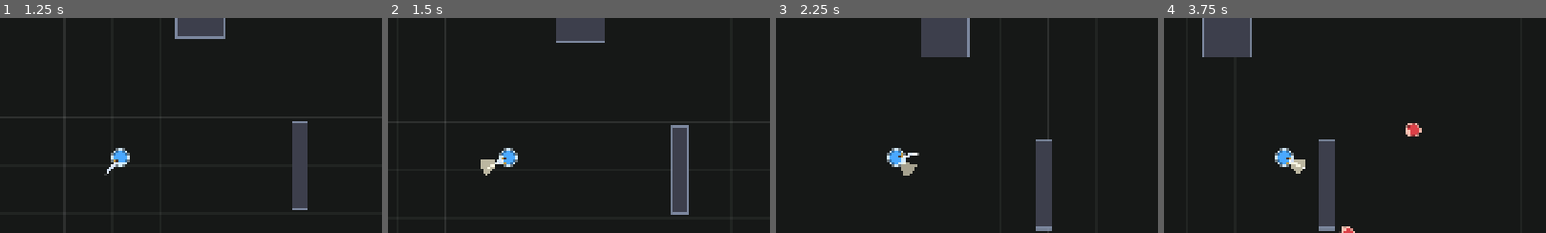
Above: before the commit, frames 1-4 (left to right).
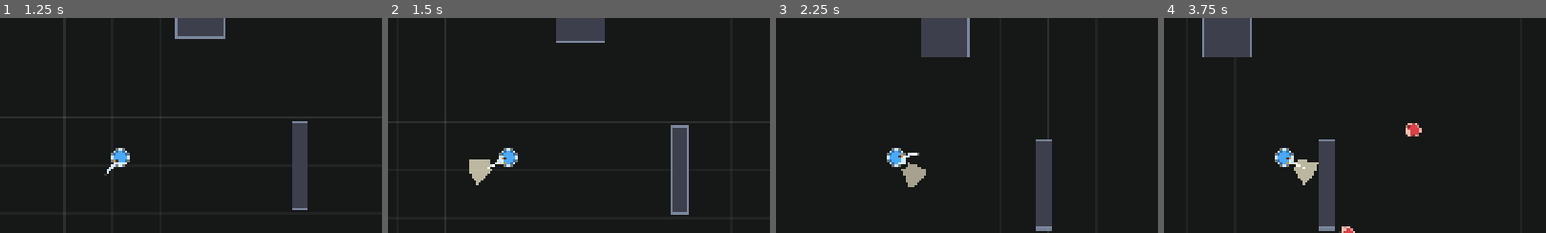
Above: after the commit, the same moments.

Repository: Xylion153/Dungeon
Game: Godot game, scene res://scenes/main/MainMenu.tscn
Two runs of this game, one before a commit and one after it. Both use one fixed random seed, a clock stepped at 60 frames per second and the inputs below.
Inputs (mouse positions are % of the whole screen's width and height, from its top left):
- Up to frame 1 (1.25 s): click "Start" at 0.5 s
- Up to frame 2 (1.5 s): tap Enter at 1.25 s; drag from (8, 85) to (60, 28) at 1.27 s
- Up to frame 3 (2.25 s): drag from (94, 89) to (45, 70) at 2.02 s
- Up to frame 4 (3.75 s): move the mouse to (85, 74) at 2.77 s; hold D 2.78-3.5 s; hold K 2.78-3.5 s; click (85, 74) at 2.92 s; drag from (78, 74) to (20, 35) at 3.52 s
The pictures show only the part of the screen within x 34-84%, y 18-68%; the shares and areas given below are measured in that part.

Frame 1 is identical in both runs. In frame 2, 0.4% of the frame differs, in the area x 21-28%, y 65-78%; in frame 3, 0.4%; in frame 4, 0.4%.

Commit message:
Fix sword whiffing when the player stands still, widen its range
Root cause of "no damage, no knockback": facing_direction only ever
updated from movement input. A player who just holds still and lets an
enemy approach - a completely natural way to play - had it stuck at
whatever direction they last moved (or the default, facing down), so
the swing's hit arc pointed nowhere near the actual enemy. Reproduced
headlessly: a stationary player attacking an enemy that closed in from
the side landed 0/1 hits before this fix, 3/3 after.

The brief already specified the fix: "faces the direction of movement
or the current attack target." Each combo step now re-acquires the
nearest enemy within a generous radius and snaps facing to it before
the swing plays - but only when the player isn't already deliberately
aiming with a mouse, so PC aim-with-cursor is untouched.

Also widened the sword's range (55/55/60 -> 85/85/100) per request -
headless testing showed hits were landing right at the edge of the old
radius, where small timing variance flipped a connect into a whiff.

Co-Authored-By: Claude Sonnet 5 <noreply@anthropic.com>

Diff:
--- a/data/weapons/sword.tres
+++ b/data/weapons/sword.tres
@@ -13,7 +13,7 @@
 hitstop = -1.0
 shake = -1.0
 arc_degrees = 100.0
-range = 55.0
+range = 85.0
 projectile_speed = 500.0
 projectile_radius = 6.0
 pierce = false
@@ -31,7 +31,7 @@
 hitstop = -1.0
 shake = -1.0
 arc_degrees = 100.0
-range = 55.0
+range = 85.0
 projectile_speed = 500.0
 projectile_radius = 6.0
 pierce = false
@@ -49,7 +49,7 @@
 hitstop = 0.06
 shake = 7.0
 arc_degrees = 120.0
-range = 60.0
+range = 100.0
 projectile_speed = 500.0
 projectile_radius = 6.0
 pierce = false
--- a/scripts/player/player.gd
+++ b/scripts/player/player.gd
@@ -41,10 +41,49 @@
 	CombatFeel.register_camera(camera)
 
 func _on_step_started(index: int, step: WeaponComboStepData) -> void:
+	_acquire_attack_facing(step)
+
 	var steps: Array[WeaponComboStepData] = GameState.equipped_weapon.steps
 	# Alternate the swing side per step so a combo doesn't look like one
 	# motion repeated, and give the final step the heavier animation.
 	weapon_visual.play_swing(step, index % 2 == 1, index == steps.size() - 1)
+
+func _acquire_attack_facing(step: WeaponComboStepData) -> void:
+	# On touch there's no equivalent of mouse-aim, so a player who just holds
+	# still and lets an enemy approach (a completely natural way to play)
+	# would otherwise swing at whatever direction they last moved in - which
+	# usually isn't where the enemy actually is. Re-aim at the nearest enemy
+	# each step, matching the brief: "faces the direction of movement or the
+	# current attack target." Deliberate PC mouse-aim is left alone.
+	if player_input.is_mouse_aiming():
+		return
+
+	var nearest := _find_nearest_enemy(step.range * 1.6)
+	if nearest:
+		facing_direction = (nearest.global_position - global_position).normalized()
+
+func _find_nearest_enemy(search_radius: float) -> Node2D:
+	var space_state := get_world_2d().direct_space_state
+	var query := PhysicsShapeQueryParameters2D.new()
+	var shape := CircleShape2D.new()
+	shape.radius = search_radius
+	query.shape = shape
+	query.transform = Transform2D(0, global_position)
+	query.collision_mask = PhysicsLayers.ENEMY
+	query.collide_with_bodies = true
+	query.collide_with_areas = false
+
+	var nearest: Node2D = null
+	var nearest_dist := INF
+	for result in space_state.intersect_shape(query, 16):
+		var body = result.collider
+		if not (body is CombatActor):
+			continue
+		var dist: float = global_position.distance_to(body.global_position)
+		if dist < nearest_dist:
+			nearest_dist = dist
+			nearest = body
+	return nearest
 
 func _physics_process(delta: float) -> void:
 	_handle_dash_input()
